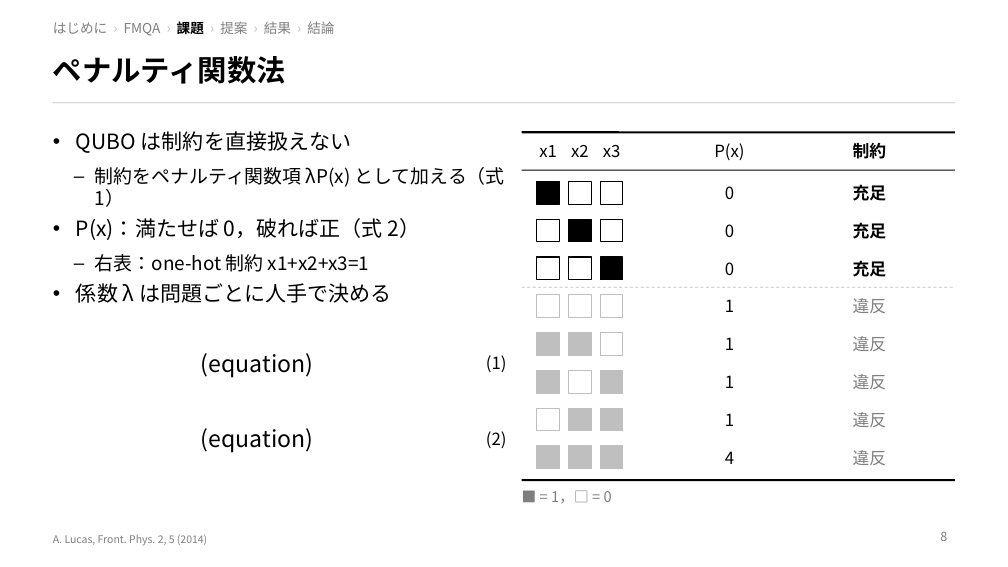
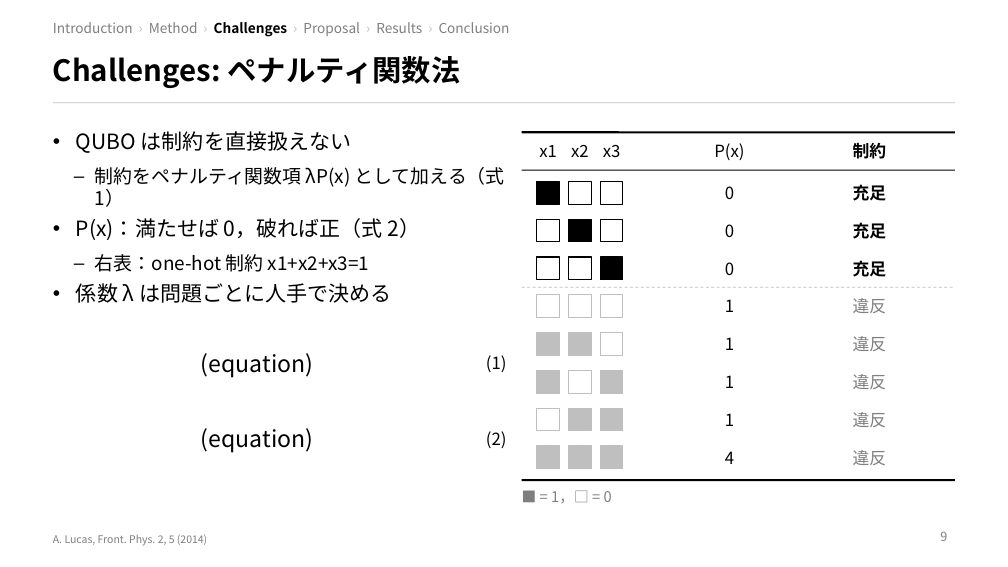
Before and after one commit to taiga-hayashi/QAOA_BBO_Public, a slide deck: slide 9 of docs/slide/slide_ja.pptx (slide 8 before the commit). Drawn at 1008x567 pixels with LibreOffice and Linux fonts; fonts in the diff are those of the drawing. Boxes give left, top, right and bottom in pixels: in the first picture for what was removed or moved away, otherwise in the second. Text is boxed around its words. In the diff, an @@ line names an element or a change of style, - is before the commit and + after.

```diff
--- a/docs/slide/slide_ja.pptx
+++ b/docs/slide/slide_ja.pptx
@@ text at (53,22,510,37): text changed @@
-はじめに › FMQA › 課題 › 提案 › 結果 › 結論
+Introduction › Method › Challenges › Proposal › Results › Conclusion
@@ title at (53,56,460,88): text changed @@
-ペナルティ関数法
+Challenges: ペナルティ関数法
```
Also in this commit, not shown: 21 other slides changed, 4 slides added, 1 slide removed.
